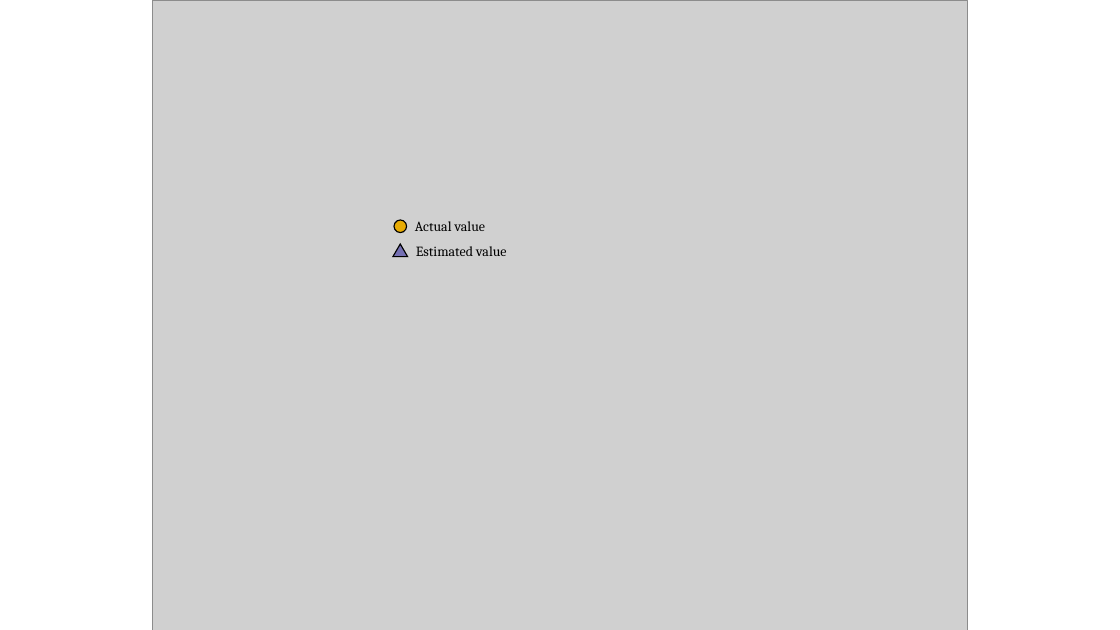
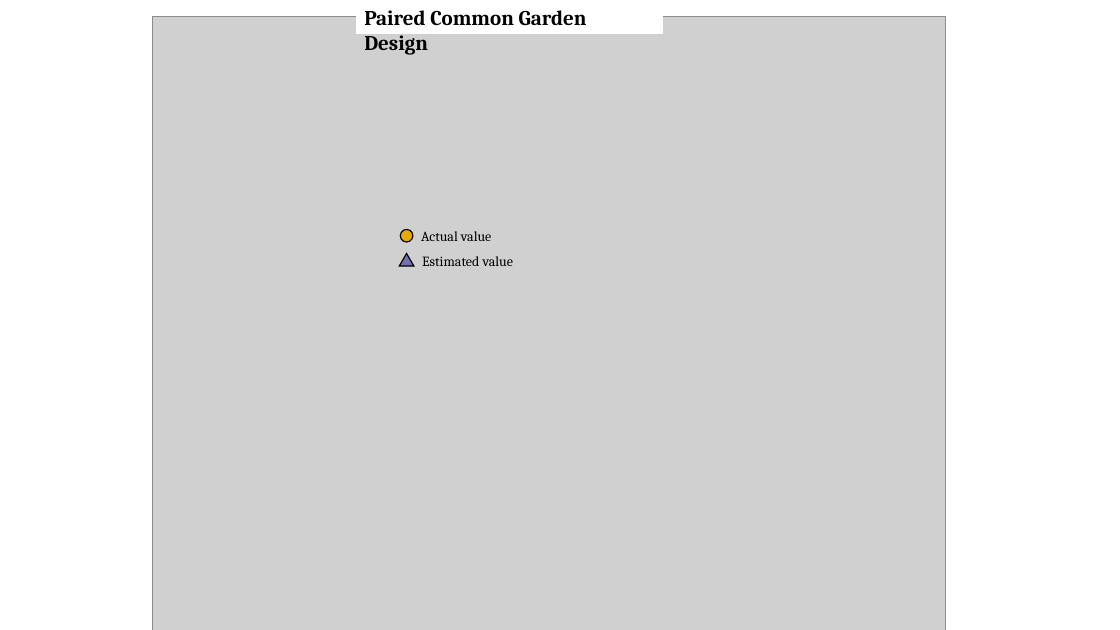
Before and after one commit to RCN-ECS/CnGV, a slide deck: slide 1 of results/Sim_10.30.2020/Supp_confmat_Raw2.pptx. Drawn at 1120x630 pixels with LibreOffice and Linux fonts; fonts in the diff are those of the drawing; grey boxes stand for pictures. Boxes give left, top, right and bottom in pixels: in the first picture for what was removed or moved away, otherwise in the second. Text is boxed around its words. In the diff, an @@ line names an element or a change of style, - is before the commit and + after.

```diff
--- a/results/Sim_10.30.2020/Supp_confmat_Raw2.pptx
+++ b/results/Sim_10.30.2020/Supp_confmat_Raw2.pptx
@@ picture: place and size @@
-picture at bbox=[152, 0, 968, 630]
+picture at bbox=[152, 17, 946, 630]
@@ rectangle added at bbox=[356, 0, 663, 34], fill #FFFFFF, 18 pt, text #000000, bold @@
+Paired Common Garden Design
@@ 2 texts, 1 ellipse, 1 triangle: place and size @@
-2 texts, 1 ellipse, 1 triangle at bbox=[393, 220, 506, 256]
+2 texts, 1 ellipse, 1 triangle at bbox=[399, 229, 513, 266]
```
Also in this commit, not shown: 25 other files.
